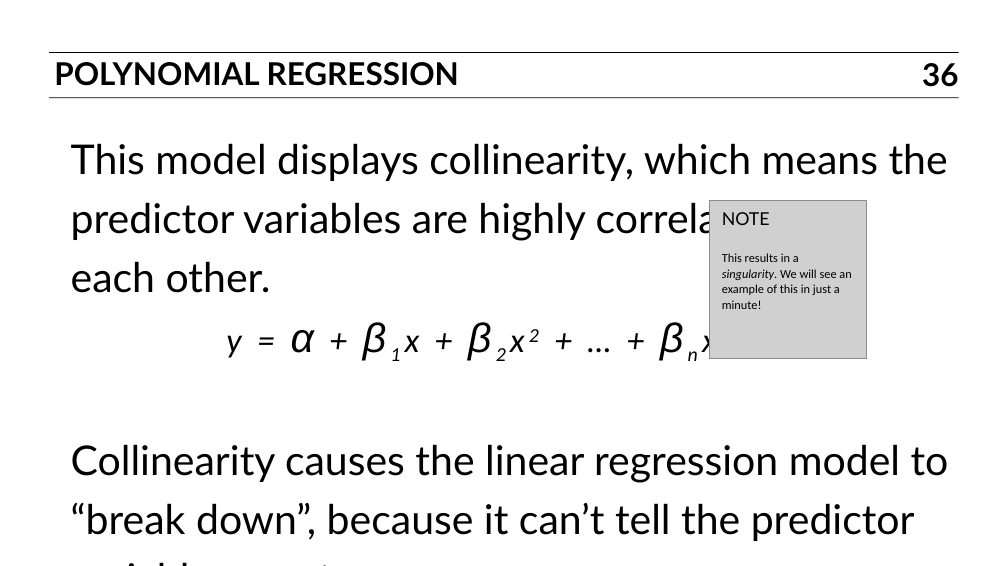
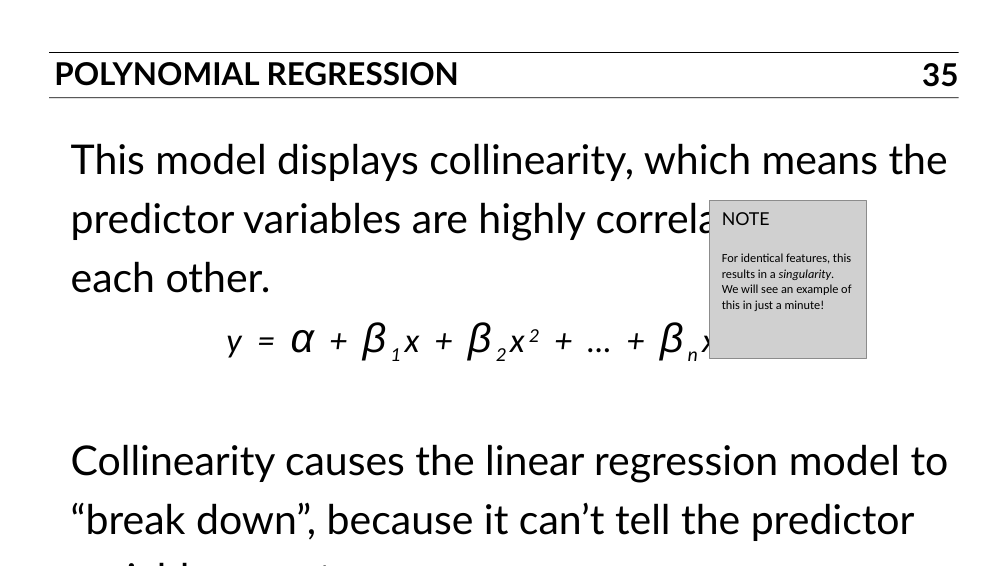
Before and after one commit to ajschumacher/gadsdc, a slide deck: slide 35 of 07-linear/slides.pptx (slide 36 before the commit). Drawn at 1008x566 pixels with LibreOffice and Linux fonts; fonts in the diff are those of the drawing; grey boxes stand for pictures. Boxes give left, top, right and bottom in pixels: in the first picture for what was removed or moved away, otherwise in the second. Text is boxed around its words. In the diff, an @@ line names an element or a change of style, - is before the commit and + after.

```diff
--- a/07-linear/slides.pptx
+++ b/07-linear/slides.pptx
@@ page number at box(922, 63, 958, 87): text changed @@
-36
+35
@@ text at box(722, 253, 851, 311): text changed @@
-This results in a singularity. We will see an example of this in just a minute!
+For identical features, this results in a singularity. We will see an example of this in just a minute!
```
Also in this commit, not shown: 9 other slides changed, 30 slides removed, 2 other files.
